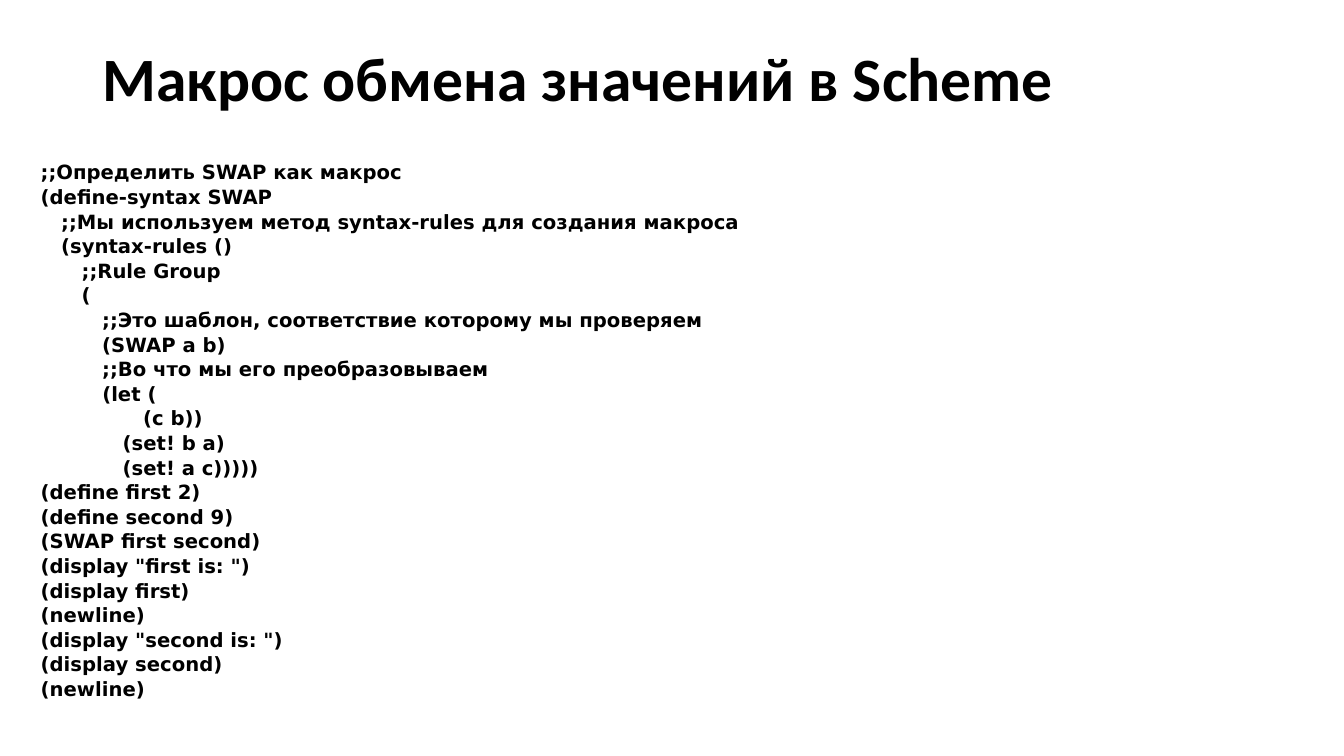
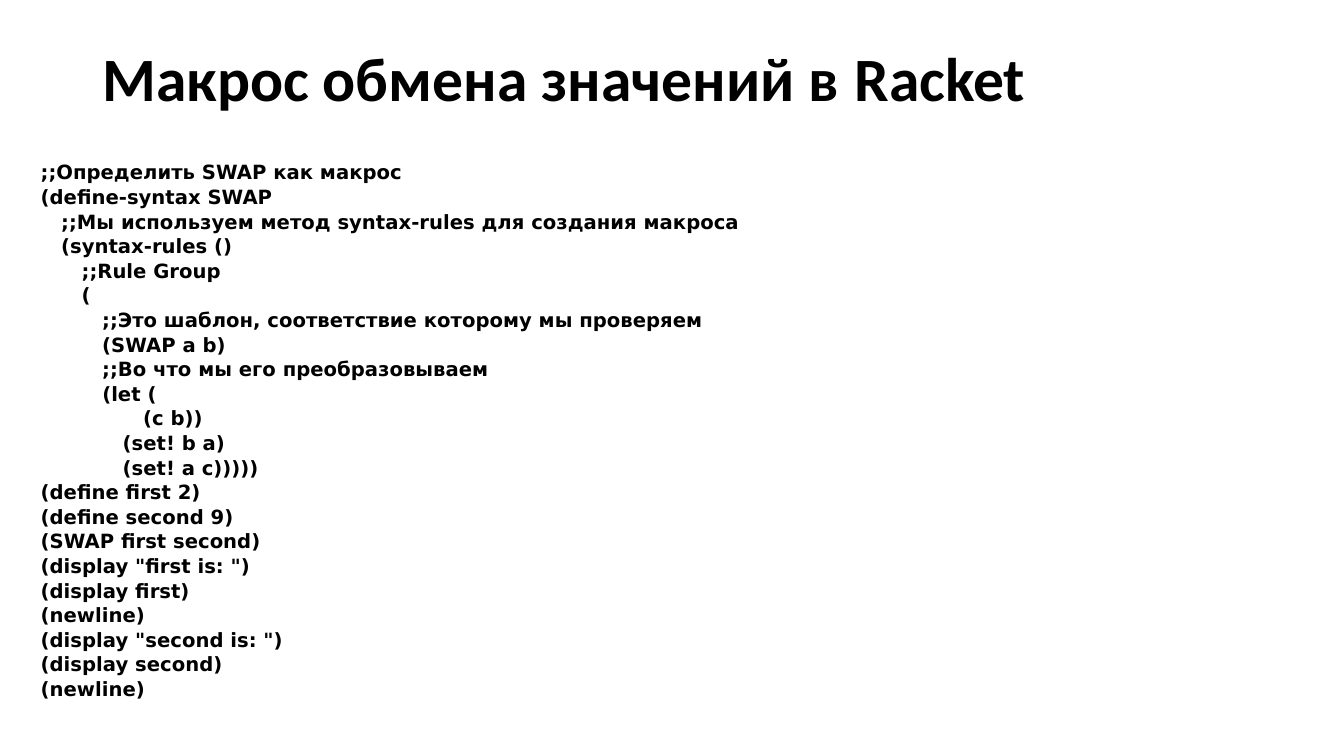
Before and after one commit to elesinn/Racket_lecture, a slide deck: slide 6 of Метапрограммирование.pptx. Drawn at 1344x756 pixels with LibreOffice and Linux fonts; fonts in the diff are those of the drawing. Boxes give left, top, right and bottom in pixels: in the first picture for what was removed or moved away, otherwise in the second. Text is boxed around its words. In the diff, an @@ line names an element or a change of style, - is before the commit and + after.

```diff
--- a/Метапрограммирование.pptx
+++ b/Метапрограммирование.pptx
@@ title at box(102, 57, 1025, 111): text changed @@
-Макрос обмена значений в Scheme
+Макрос обмена значений в Racket
```
Also in this commit, not shown: 3 other slides changed.
